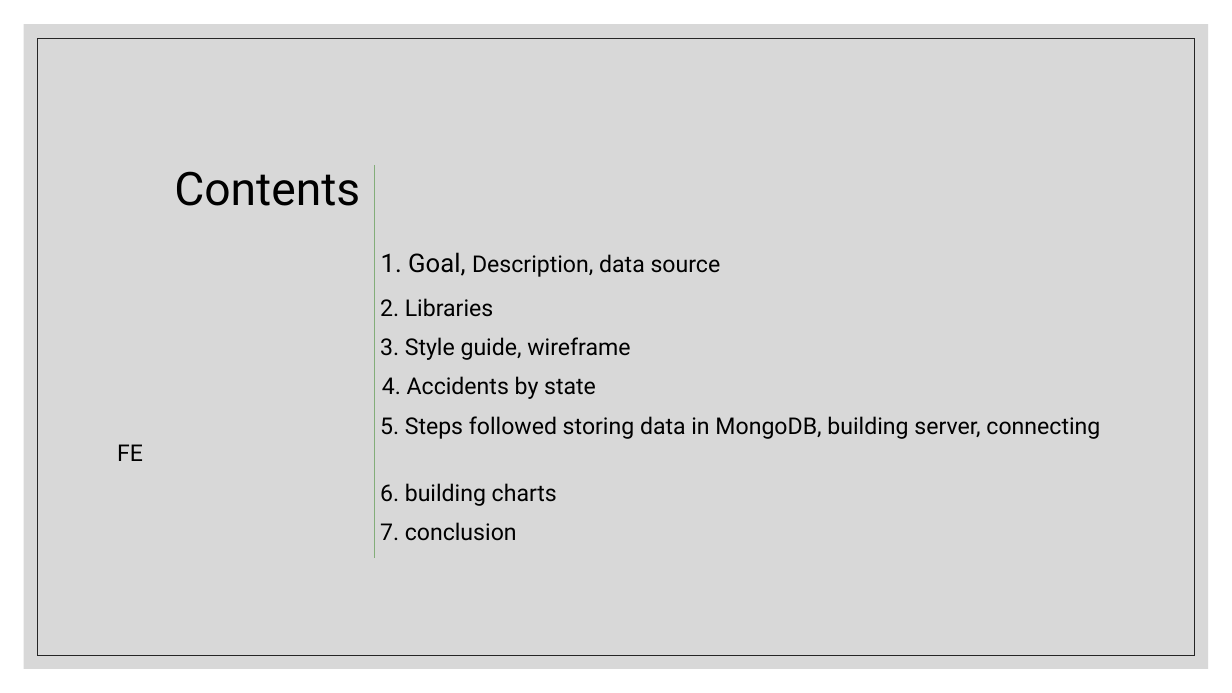
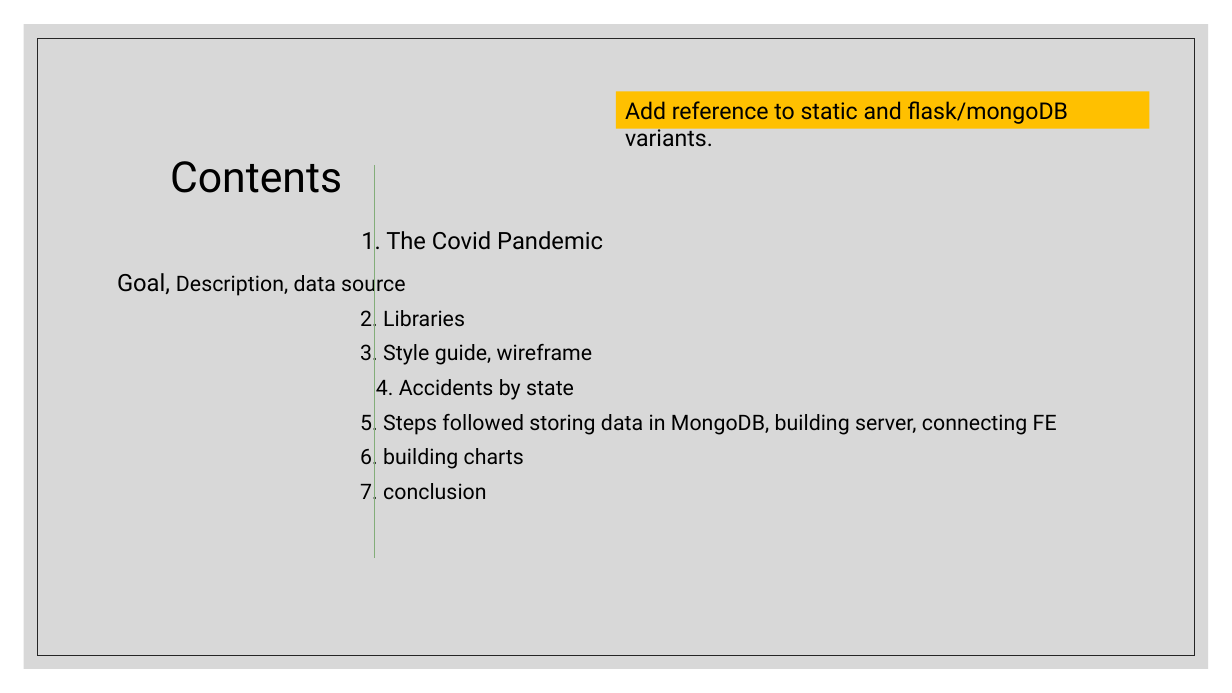
Before and after one commit to alexisperumal/covid-19, a slide deck: slide 2 of Presentation/Project 1 Presentation.pptx. Drawn at 1232x693 pixels with LibreOffice and Linux fonts; fonts in the diff are those of the drawing. Boxes give left, top, right and bottom in pixels: in the first picture for what was removed or moved away, otherwise in the second. Text is boxed around its words. In the diff, an @@ line names an element or a change of style, - is before the commit and + after.

Commit message:
Updated presentation.

```diff
--- a/Presentation/Project 1 Presentation.pptx
+++ b/Presentation/Project 1 Presentation.pptx
@@ rectangle added at bbox=[616, 91, 1150, 128], fill #FFC000, 18 pt, text #000000 @@
+Add reference to static and flask/mongoDB variants.
@@ text at bbox=[170, 161, 1057, 505]: size 36 to 33.3 pt in "Contents"; size 18 to 16.6 pt in "2. Libraries", "3. Style guide, wireframe", "4. Accidents by state", "5. Steps followed storing data in MongoDB, ..." and 2 more places; line spacing 1 to 0.9 @@
@@ text at bbox=[117, 228, 603, 297]: text changed; size 18 to 18.5 pt @@
-1. Goal, Description, data source
+1. The Covid Pandemic
+Goal, Description, data source
```
Also in this commit, not shown: 3 other slides changed, 2 other files.
